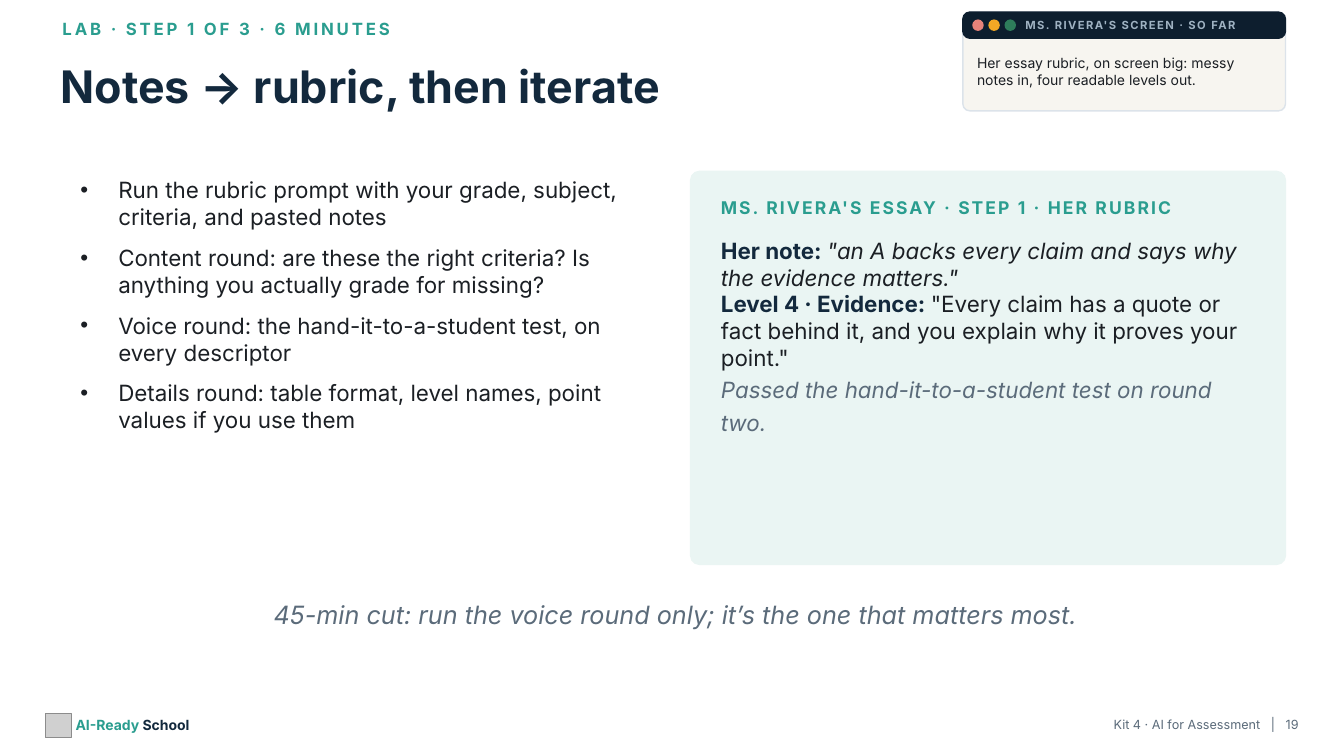
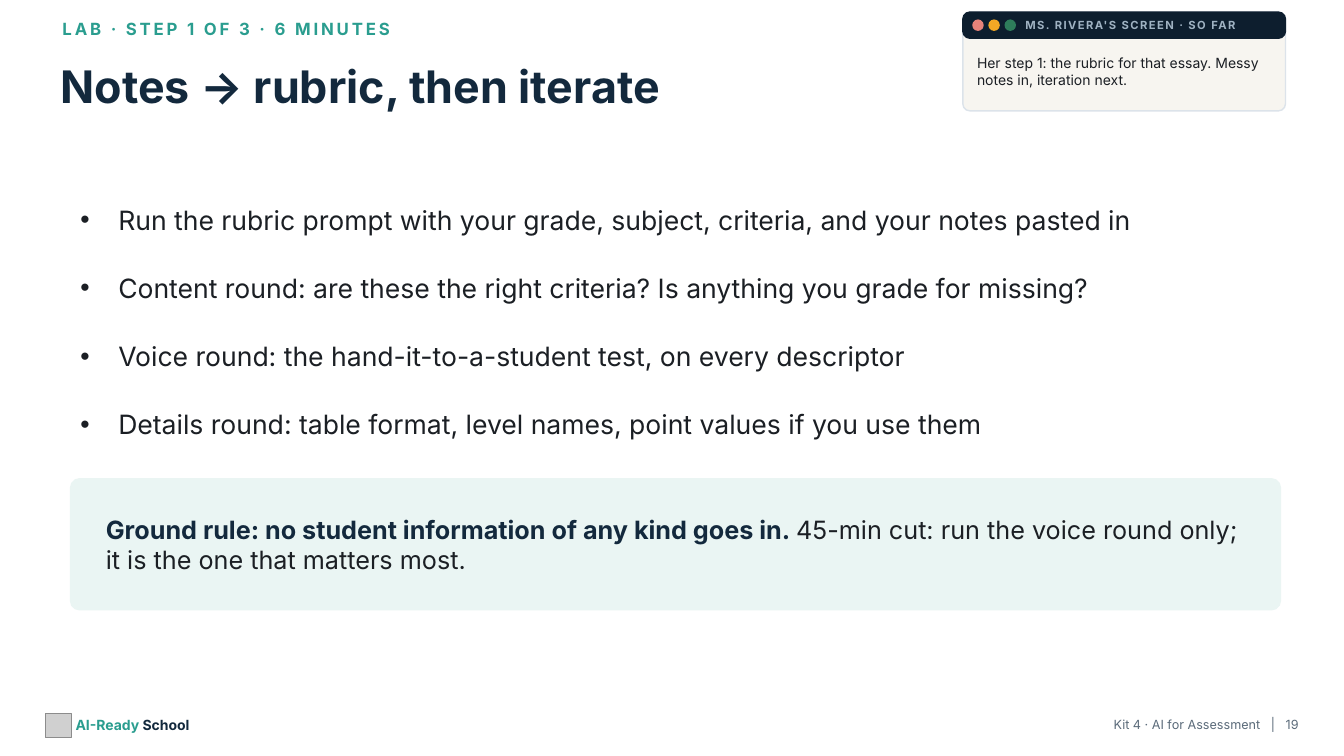
Before and after one commit to aspinozzi1/Ai-School-Ready, a slide deck: slide 19 of kits/kit04/Kit04_PresentationDeck.pptx. Drawn at 1344x756 pixels with LibreOffice and Linux fonts; fonts in the diff are those of the drawing; grey boxes stand for pictures. Boxes give left, top, right and bottom in pixels: in the first picture for what was removed or moved away, otherwise in the second. Text is boxed around its words. In the diff, an @@ line names an element or a change of style, - is before the commit and + after.

```diff
--- a/kits/kit04/Kit04_PresentationDeck.pptx
+++ b/kits/kit04/Kit04_PresentationDeck.pptx
@@ text at [977, 57, 1258, 88]: text changed @@
-Her essay rubric, on screen big: messy notes in, four readable levels out.
+Her step 1: the rubric for that essay. Messy notes in, iteration next.
@@ text removed at [739, 201, 1026, 214] @@
-MS. RIVERA'S ESSAY · STEP 1 · HER RUBRIC
@@ text at [118, 210, 1130, 304]: text changed; size 16 to 19 pt @@
-• Run the rubric prompt with your grade, subject, criteria, and pasted notes
-• Content round: are these the right criteria? Is anything you actually grade for missing?
+• Run the rubric prompt with your grade, subject, criteria, and your notes pasted in
+• Content round: are these the right criteria? Is anything you grade for missing?
@@ text removed at [721, 242, 1237, 431] @@
-Her note: "an A backs every claim and says why the evidence matters."
-Level 4 · Evidence: "Every claim has a quote or fact behind it, and you explain why it proves your point."
-Passed the hand-it-to-a-student test on round two.
@@ text at [118, 346, 981, 440]: size 16 to 19 pt in "Voice round: the hand-it-to-a-student test, on every ...", "Details round: table format, level names, point ..."; line spacing 1 to 1.7 @@
@@ rounded rectangle: place and size @@
-rounded rectangle at [691, 171, 1286, 565]
+rounded rectangle at [71, 479, 1280, 610]
@@ rounded rectangle at [71, 479, 1280, 610]: proportions changed @@
@@ text at [106, 519, 1238, 570]: text changed; text colour #5B6B7A to #1B1F24; italic off @@
-45-min cut: run the voice round only; it’s the one that matters most.
+Ground rule: no student information of any kind goes in. 45-min cut: run the voice round only; it is the one that matters most.
```
Also in this commit, not shown: 13 other slides changed, 6 slides added, 7 other files.
